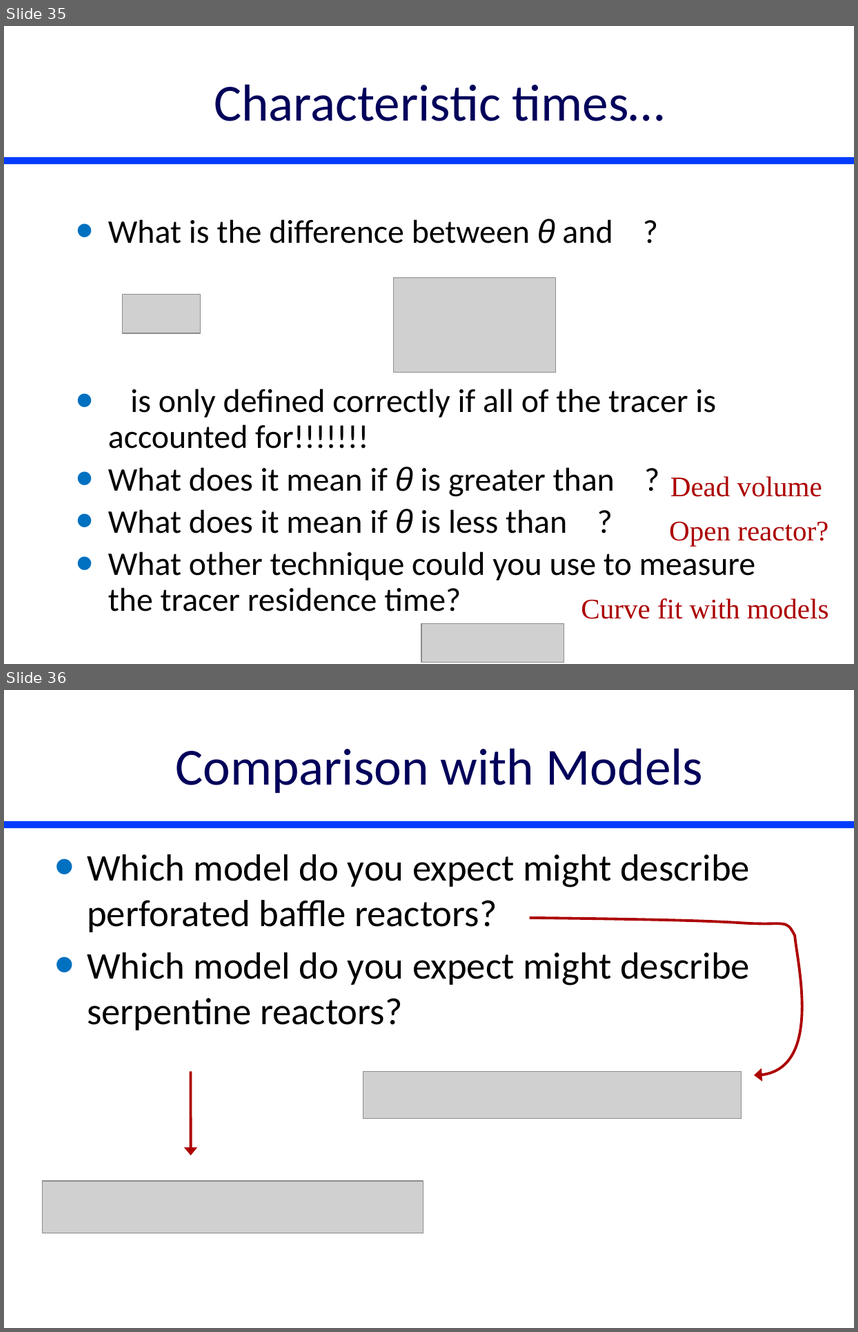
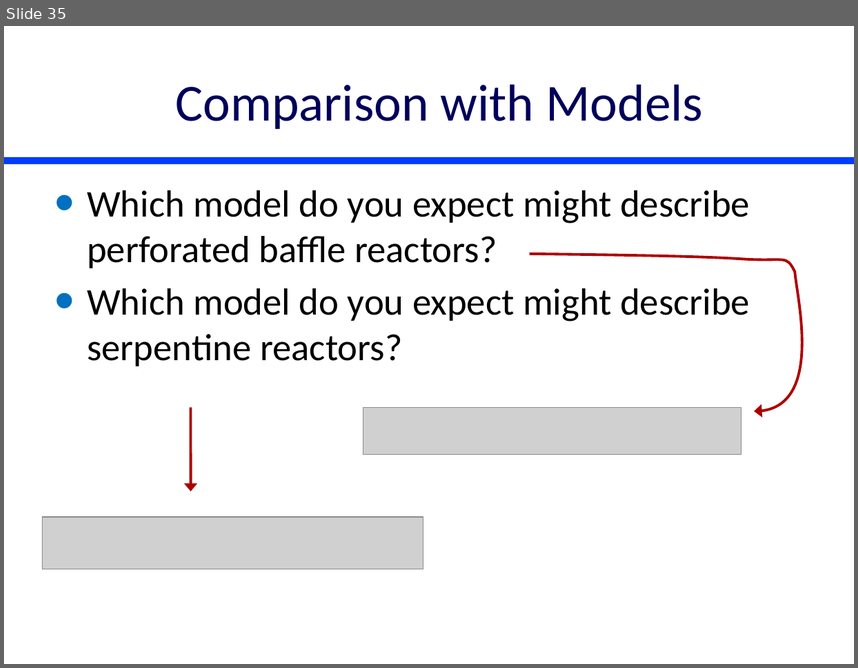
Before and after one commit to monroews/CEE4530, a slide deck: website/pptx/Reactor_Characteristics.pptx. Shown one above the other, each under a label of ours: slides 35 and 36 before the commit, slide 35 after it. The pictures are 858x1332 and 858x668 pixels, drawn with LibreOffice and Linux fonts; fonts in the diff are those of the drawing; grey boxes stand for pictures; background and template pictures are left out. Boxes give left, top, right and bottom in pixels: in the first picture for what was removed or moved away, otherwise in the second. Text is boxed around its words. In the diff, an @@ line names an element or a change of style, - is before the commit and + after.

Commit message:
update reactor and acid

```diff
--- a/website/pptx/Reactor_Characteristics.pptx
+++ b/website/pptx/Reactor_Characteristics.pptx
@@ slide 35 removed at box(4, 26, 854, 664), background #FFFFFF; not listed: 1 template element that a slide beside it also shows @@
@@ title removed at box(214, 84, 665, 121) @@
-Characteristic times…
@@ text removed at box(108, 219, 756, 611) @@
-• What is the difference between θ and ?
-• is only defined correctly if all of the tracer is accounted for!!!!!!!
-• What does it mean if θ is greater than ?
-• What does it mean if θ is less than ?
-• What other technique could you use to measure the tracer residence time?
@@ picture removed at box(122, 294, 201, 334) @@
@@ picture removed at box(393, 278, 556, 372) @@
@@ text removed at box(671, 476, 822, 497) @@
-Dead volume
@@ text removed at box(669, 521, 829, 546) @@
-Open reactor?
@@ text removed at box(581, 598, 829, 619) @@
-Curve fit with models
@@ picture removed at box(421, 624, 564, 663) @@
@@ what was slide 36 is now slide 35 @@
```
Also in this commit, not shown: 10 slides changed, 2 other files.
